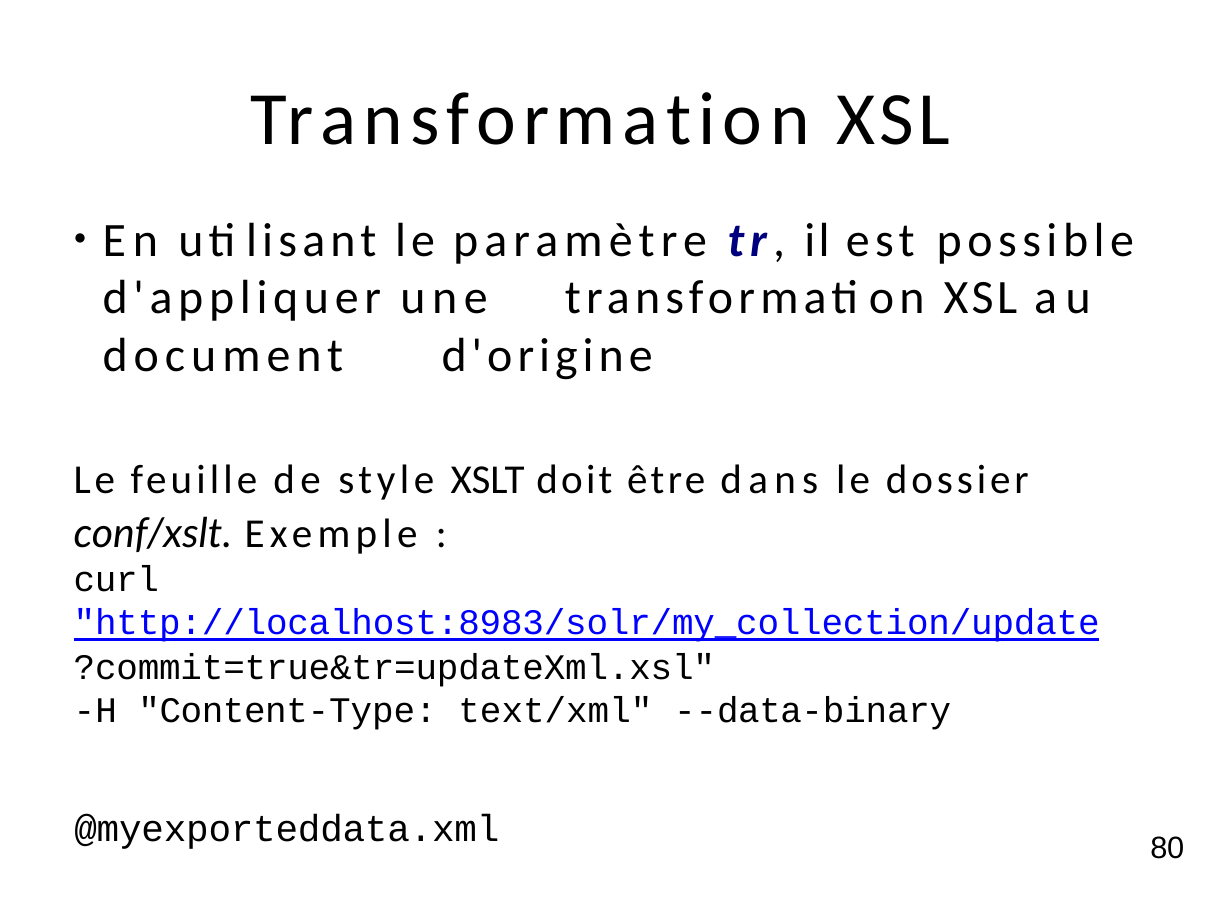
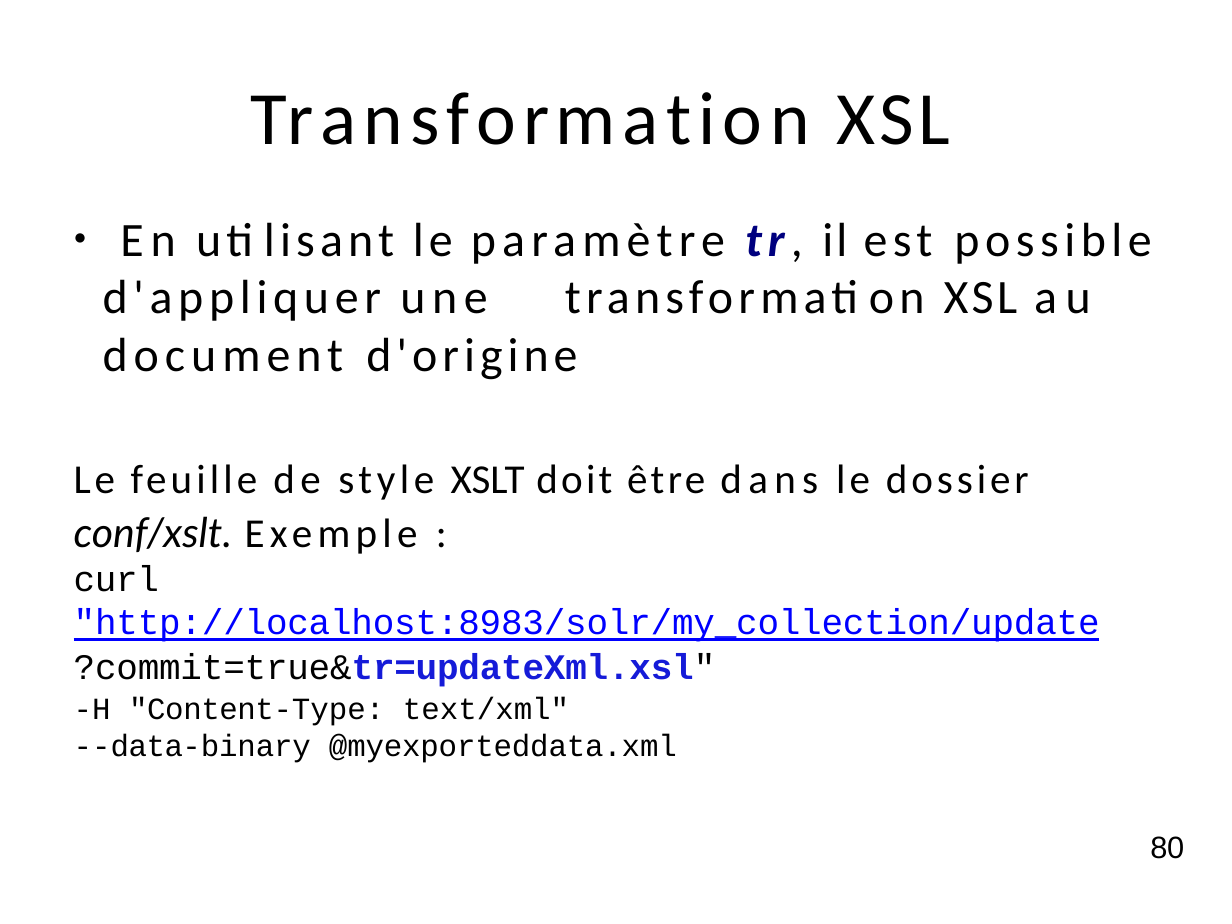
Before and after one commit to dthibau/solr, a slide deck: slide 81 of SolR.odp. Drawn at 1232x924 pixels with LibreOffice and Linux fonts; fonts in the diff are those of the drawing. Boxes give left, top, right and bottom in pixels: in the first picture for what was removed or moved away, otherwise in the second. Text is boxed around its words. In the diff, an @@ line names an element or a change of style, - is before the commit and + after.

```diff
--- a/SolR.odp
+++ b/SolR.odp
@@ text at <box>74,654,716,687</box>: text colour #000000 to #151BD8, bold on in "?commit=true&tr=updateXml.xsl"" @@
@@ text at <box>74,696,677,763</box>: text changed; size 21 to 18 pt @@
--H "Content-Type: text/xml" --data-binary
+-H "Content-Type: text/xml"
+--data-binary @myexporteddata.xml
@@ text removed at <box>74,814,499,849</box> @@
-@myexporteddata.xml
```
Also in this commit, not shown: 19 other slides changed, 4 other files.
